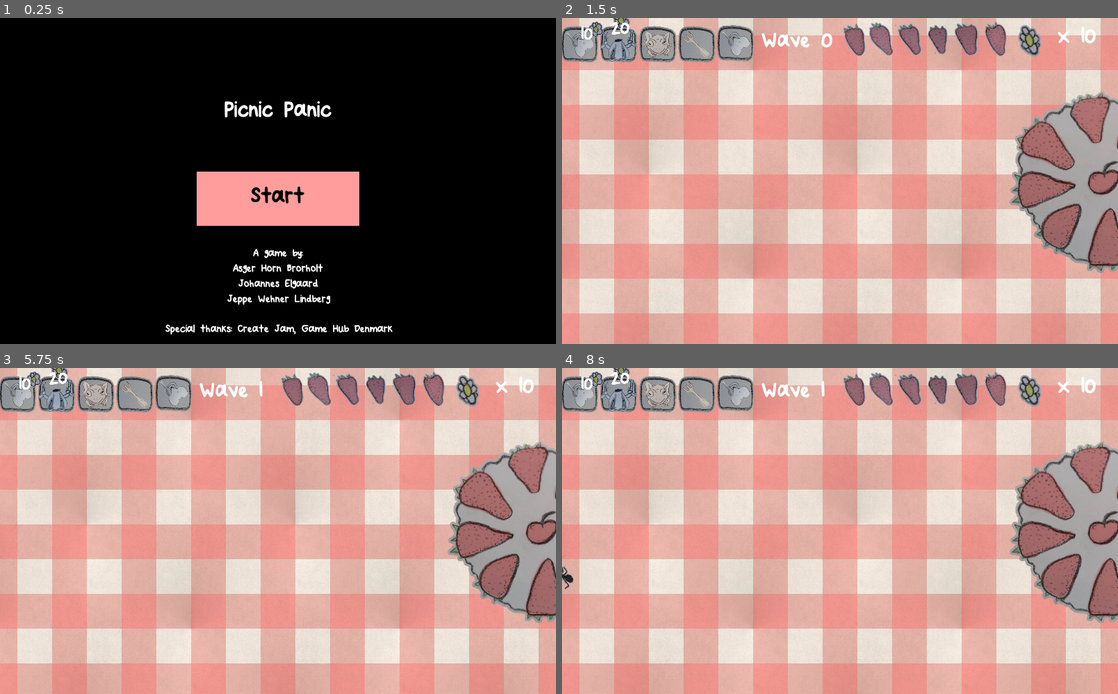
Above: before the commit, frames 1-4 (two rows, left to right).
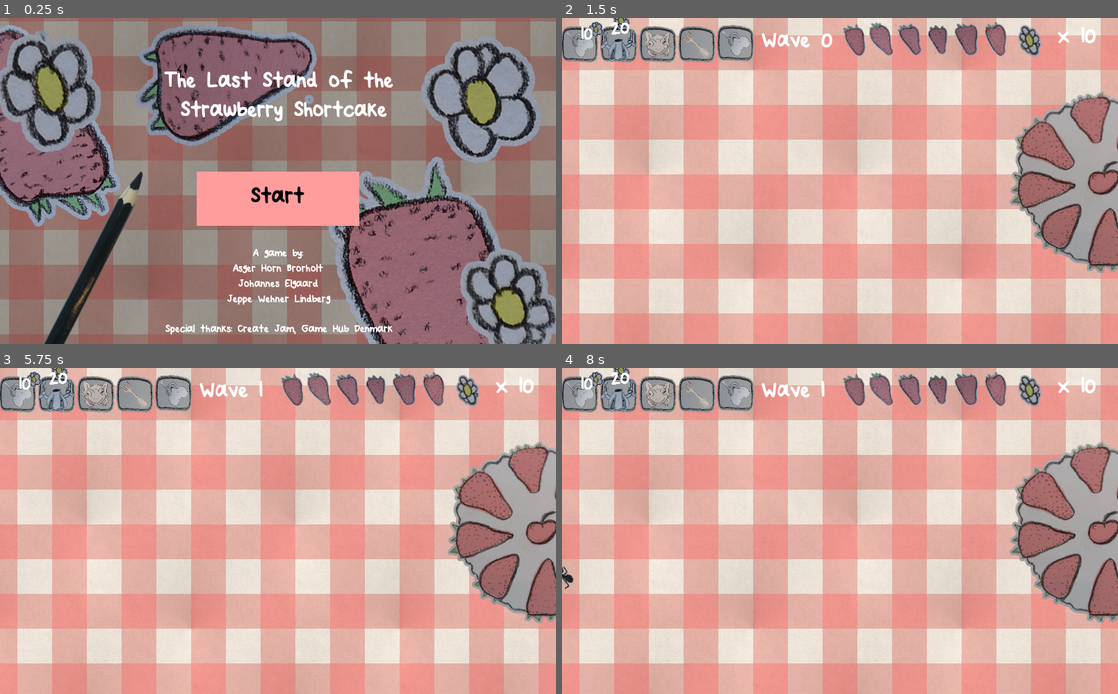
Above: after the commit, the same moments.

Repository: JeppeLindberg/Picnic
Game: Godot game, scene res://Scenes/TitleScreen.tscn
Same seed, same stepped clock (60 frames per second), same inputs: the game is played once before the commit and once after it. The engine's default icon, where the game draws it, is replaced by a stand-in: a white triangle on a blue panel in a dark square.
Inputs (mouse positions are in pixels of both pictures, inside the frame that each line leads up to):
- Up to frame 1 (0.25 s): no input
- Up to frame 2 (1.5 s): click "Start" at 0.5 s; tap Enter at 1.25 s; move the mouse to (962, 164) at 1.27 s; click (962, 164) at 1.42 s
- Up to frame 3 (5.75 s): tap Space at 2, 3.5, 5 s; move the mouse to (166, 547) at 2.02 s; click (166, 547) at 2.17 s; tap Enter at 2.75, 4.25 s; move the mouse to (333, 459) at 2.77 s; click (333, 459) at 2.92 s; move the mouse to (250, 596) at 3.52 s; click (250, 596) at 3.67 s; move the mouse to (444, 579) at 4.27 s; click (444, 579) at 4.42 s; move the mouse to (111, 482) at 5.02 s; click (111, 482) at 5.17 s
- Up to frame 4 (8 s): move the mouse to (867, 531) at 5.77 s; click (867, 531) at 5.92 s; move the mouse to (756, 449) at 6.52 s; click (756, 449) at 6.67 s; move the mouse to (962, 514) at 7.27 s; click (962, 514) at 7.42 s

The runs differ from the first frame. In frame 1, 94% of the frame differs, in the area x 0-100%, y 0-100%; in frame 2, less than 0.1%; in frame 3, less than 0.1%; in frame 4, less than 0.1%.

Commit message:
Title and gameover screen makeover

Diff:
--- a/Scenes/GameOver.tscn
+++ b/Scenes/GameOver.tscn
@@ -1,8 +1,16 @@
-[gd_scene load_steps=4 format=2]
+[gd_scene load_steps=12 format=2]
 
 [ext_resource path="res://Resources/Themes/Theme.tres" type="Theme" id=1]
 [ext_resource path="res://Scripts/Menu/MenuButton.gd" type="Script" id=2]
 [ext_resource path="res://Scripts/Menu/Retry.gd" type="Script" id=3]
+[ext_resource path="res://Resources/Decoration/Flower3__Large.png" type="Texture" id=4]
+[ext_resource path="res://Assets/PicnicClothBackground.tscn" type="PackedScene" id=5]
+[ext_resource path="res://Resources/Decoration/Pencil.png" type="Texture" id=6]
+[ext_resource path="res://Resources/Decoration/Flower1__Large.png" type="Texture" id=7]
+[ext_resource path="res://Resources/Decoration/Strawberry1__Large.png" type="Texture" id=8]
+[ext_resource path="res://Resources/Decoration/Flower2__Large.png" type="Texture" id=9]
+[ext_resource path="res://Resources/Decoration/Strawberry3__Large.png" type="Texture" id=10]
+[ext_resource path="res://Resources/Decoration/Strawberry4__Large.png" type="Texture" id=11]
 
 [node name="TitleScreen" type="Node2D"]
 
@@ -61,3 +69,48 @@
 theme = ExtResource( 1 )
 text = "Retry"
 script = ExtResource( 3 )
+
+[node name="PicnicClothBackground" parent="." instance=ExtResource( 5 )]
+modulate = Color( 0.639216, 0.639216, 0.639216, 1 )
+position = Vector2( 369, 422 )
+z_index = -2
+
+[node name="Pencil" type="Sprite" parent="."]
+position = Vector2( 946, 560 )
+texture = ExtResource( 6 )
+flip_h = true
+
+[node name="Strawberry2Large" type="Sprite" parent="."]
+position = Vector2( 609, 64 )
+rotation = -3.12594
+scale = Vector2( 0.74934, 0.74934 )
+z_index = -1
+texture = ExtResource( 10 )
+
+[node name="Strawberry2Large2" type="Sprite" parent="."]
+position = Vector2( 93, 127 )
+rotation = -1.57601
+scale = Vector2( 0.74934, 0.74934 )
+z_index = -1
+texture = ExtResource( 11 )
+
+[node name="Flower1Large" type="Sprite" parent="."]
+position = Vector2( 902, 154 )
+z_index = -1
+texture = ExtResource( 7 )
+
+[node name="Strawberry1Large" type="Sprite" parent="."]
+position = Vector2( -63, 562 )
+scale = Vector2( 0.781003, 0.781003 )
+z_index = -1
+texture = ExtResource( 8 )
+
+[node name="Flower2Large" type="Sprite" parent="."]
+position = Vector2( 237, 108 )
+z_index = -1
+texture = ExtResource( 9 )
+
+[node name="Flower3Large" type="Sprite" parent="."]
+position = Vector2( 795, 406 )
+z_index = -1
+texture = ExtResource( 4 )
--- a/Scenes/TitleScreen.tscn
+++ b/Scenes/TitleScreen.tscn
@@ -1,10 +1,23 @@
-[gd_scene load_steps=4 format=2]
+[gd_scene load_steps=12 format=2]
 
 [ext_resource path="res://Resources/Themes/Theme.tres" type="Theme" id=1]
 [ext_resource path="res://Scripts/Menu/StartButton.gd" type="Script" id=2]
 [ext_resource path="res://Resources/SmallHandwriting.tres" type="DynamicFont" id=3]
+[ext_resource path="res://Resources/Decoration/Pencil.png" type="Texture" id=4]
+[ext_resource path="res://Resources/Decoration/Flower3__Large.png" type="Texture" id=5]
+[ext_resource path="res://Assets/PicnicClothBackground.tscn" type="PackedScene" id=6]
+[ext_resource path="res://Resources/Decoration/Flower1__Large.png" type="Texture" id=7]
+[ext_resource path="res://Resources/Decoration/Strawberry3__Large.png" type="Texture" id=8]
+[ext_resource path="res://Resources/Decoration/Strawberry1__Large.png" type="Texture" id=9]
+[ext_resource path="res://Resources/Decoration/Flower2__Large.png" type="Texture" id=10]
+[ext_resource path="res://Resources/Decoration/Strawberry4__Large.png" type="Texture" id=11]
 
 [node name="TitleScreen" type="Node2D"]
+
+[node name="PicnicClothBackground" parent="." instance=ExtResource( 6 )]
+modulate = Color( 0.639216, 0.639216, 0.639216, 1 )
+position = Vector2( 369, 422 )
+z_index = -2
 
 [node name="GUI" type="MarginContainer" parent="."]
 margin_right = 1025.0
@@ -20,7 +33,8 @@
 rect_min_size = Vector2( 132, 200 )
 size_flags_horizontal = 3
 theme = ExtResource( 1 )
-text = "Picnic Panic"
+text = "The Last Stand of the
+ Strawberry Shortcake"
 align = 1
 valign = 2
 
@@ -62,3 +76,41 @@
 Special thanks: Create Jam, Game Hub Denmark"
 align = 1
 valign = 2
+
+[node name="Pencil" type="Sprite" parent="."]
+position = Vector2( 171, 443 )
+texture = ExtResource( 4 )
+
+[node name="Strawberry2Large" type="Sprite" parent="."]
+position = Vector2( 90, 202 )
+rotation = -3.12594
+scale = Vector2( 0.74934, 0.74934 )
+z_index = -1
+texture = ExtResource( 8 )
+
+[node name="Strawberry2Large2" type="Sprite" parent="."]
+position = Vector2( 413, 123 )
+rotation = -1.57601
+scale = Vector2( 0.74934, 0.74934 )
+z_index = -1
+texture = ExtResource( 11 )
+
+[node name="Flower1Large" type="Sprite" parent="."]
+position = Vector2( 878, 139 )
+z_index = -1
+texture = ExtResource( 7 )
+
+[node name="Strawberry1Large" type="Sprite" parent="."]
+position = Vector2( 748, 498 )
+z_index = -1
+texture = ExtResource( 9 )
+
+[node name="Flower2Large" type="Sprite" parent="."]
+position = Vector2( 78, 121 )
+z_index = -1
+texture = ExtResource( 10 )
+
+[node name="Flower3Large" type="Sprite" parent="."]
+position = Vector2( 930, 529 )
+z_index = -1
+texture = ExtResource( 5 )
Binary file added: Resources/Decoration/Flower1__Large.png
Not shown, added: Resources/Decoration/Flower1__Large.png.import
Binary file added: Resources/Decoration/Flower2__Large.png
Not shown, added: Resources/Decoration/Flower2__Large.png.import
Binary file added: Resources/Decoration/Flower3__Large.png
Not shown, added: Resources/Decoration/Flower3__Large.png.import
Binary file added: Resources/Decoration/Flower4__Large.png
Not shown, added: Resources/Decoration/Flower4__Large.png.import
Binary file added: Resources/Decoration/Pencil.png
Not shown, added: Resources/Decoration/Pencil.png.import
Binary file added: Resources/Decoration/Strawberry1__Large.png
Not shown, added: Resources/Decoration/Strawberry1__Large.png.import
(and 6 more such lines)
